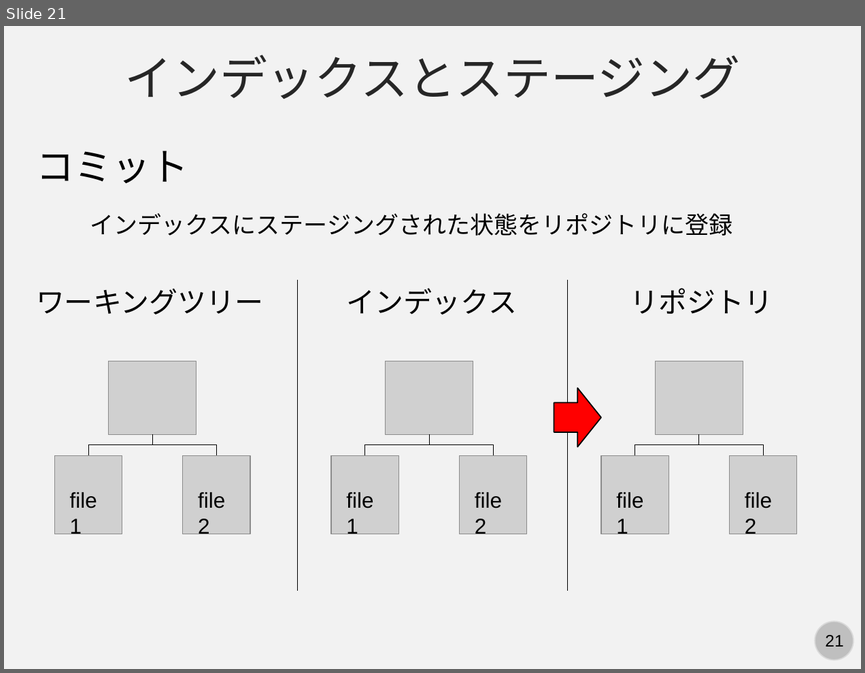
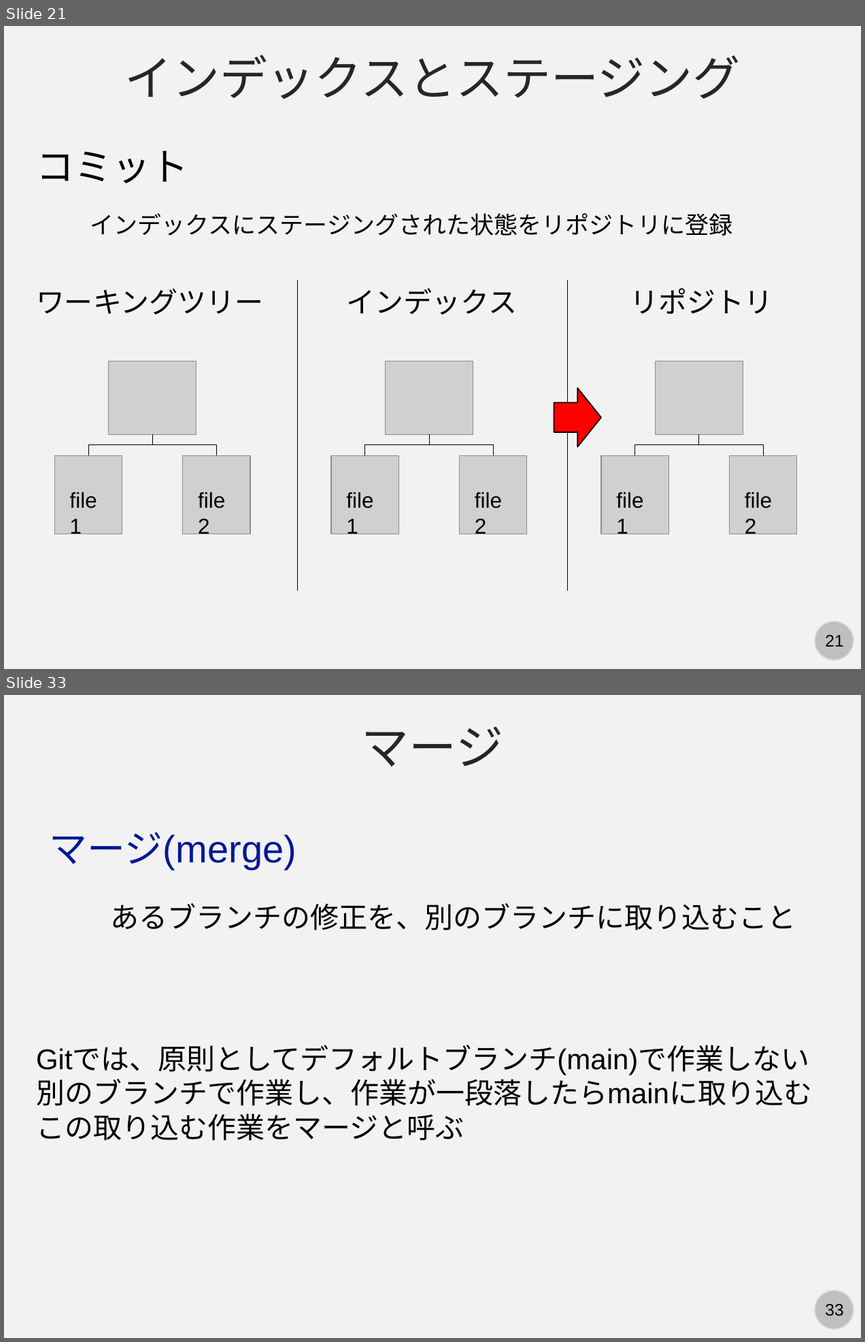
Before and after one commit to kaityo256/github, a slide deck: term/fig/slide.pptx. Shown one above the other, each under a label of ours: slide 21 before the commit, slides 21 and 33 after it; the slides between them are not shown. The pictures are 865x673 and 865x1342 pixels, drawn with LibreOffice and Linux fonts; fonts in the diff are those of the drawing; grey boxes stand for pictures. Boxes give left, top, right and bottom in pixels: in the first picture for what was removed or moved away, otherwise in the second. Text is boxed around its words. In the diff, an @@ line names an element or a change of style, - is before the commit and + after.

```diff
--- a/term/fig/slide.pptx
+++ b/term/fig/slide.pptx
@@ slide 33 added at bbox=[4, 695, 861, 1338], background #F2F2F2; not listed: 2 template elements that a slide beside it also shows @@
@@ text added at bbox=[362, 726, 503, 766], 40 pt, text #262626 @@
+マージ
@@ text added at bbox=[50, 832, 296, 870], 32 pt, text #011893 @@
+マージ(merge)
@@ text added at bbox=[110, 903, 796, 930], 24 pt, text #000000 @@
+あるブランチの修正を、別のブランチに取り込むこと
@@ text added at bbox=[36, 1046, 812, 1140], 24 pt, text #000000 @@
+Gitでは、原則としてデフォルトブランチ(main)で作業しない
+別のブランチで作業し、作業が一段落したらmainに取り込む
+この取り込む作業をマージと呼ぶ
```
Also in this commit, not shown: 3 slides changed, 17 other slides added.
